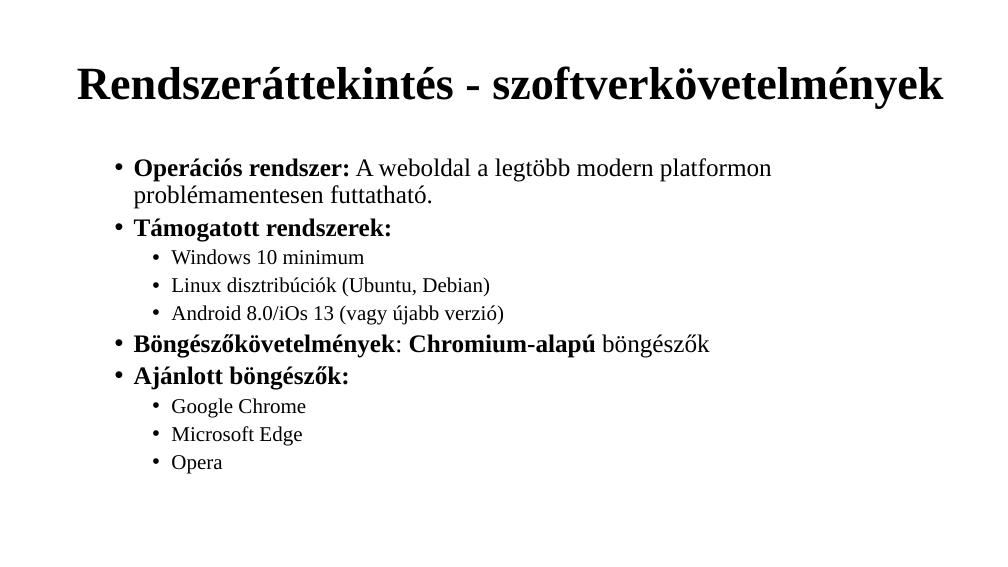
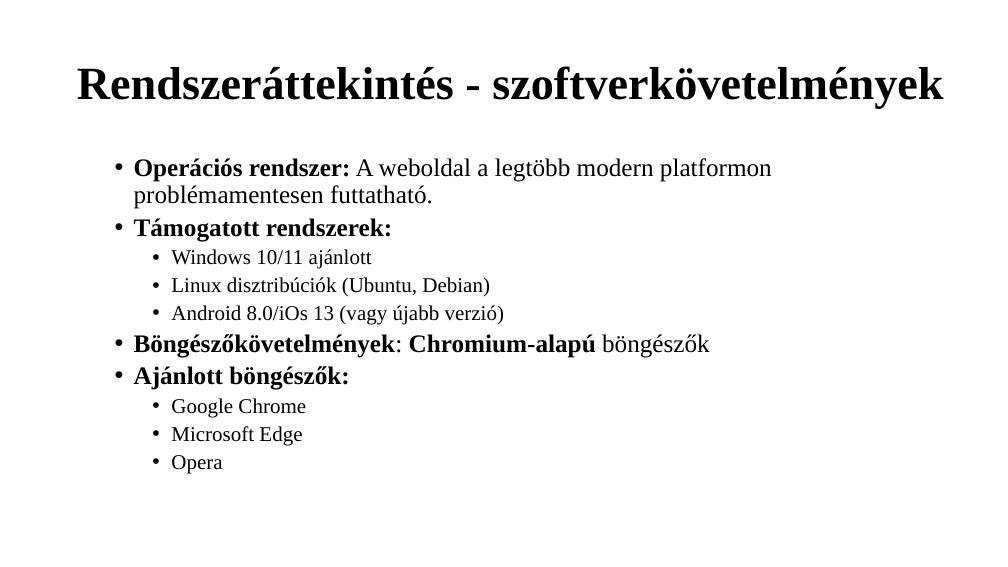
Before and after one commit to K0RN3L07/ParKing, a slide deck: slide 5 of Dokumentumok/ParKing-prezentacio.pptx. Drawn at 1008x567 pixels with LibreOffice and Linux fonts; fonts in the diff are those of the drawing. Boxes give left, top, right and bottom in pixels: in the first picture for what was removed or moved away, otherwise in the second. Text is boxed around its words. In the diff, an @@ line names an element or a change of style, - is before the commit and + after.

```diff
--- a/Dokumentumok/ParKing-prezentacio.pptx
+++ b/Dokumentumok/ParKing-prezentacio.pptx
@@ text at [171, 249, 372, 269]: text changed @@
-    • Windows 10 minimum
+    • Windows 10/11 ajánlott
```
Also in this commit, not shown: 2 other slides changed.
